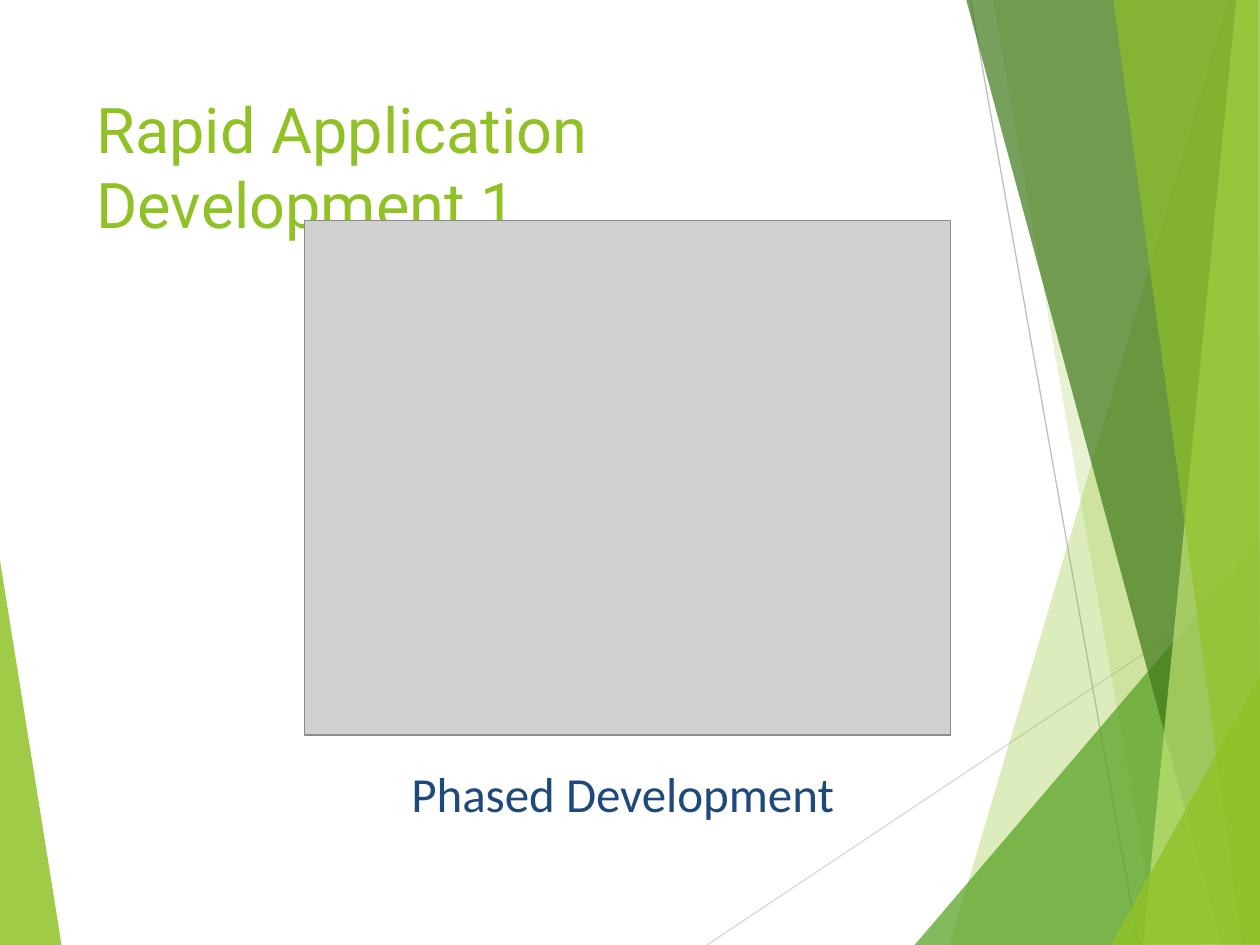
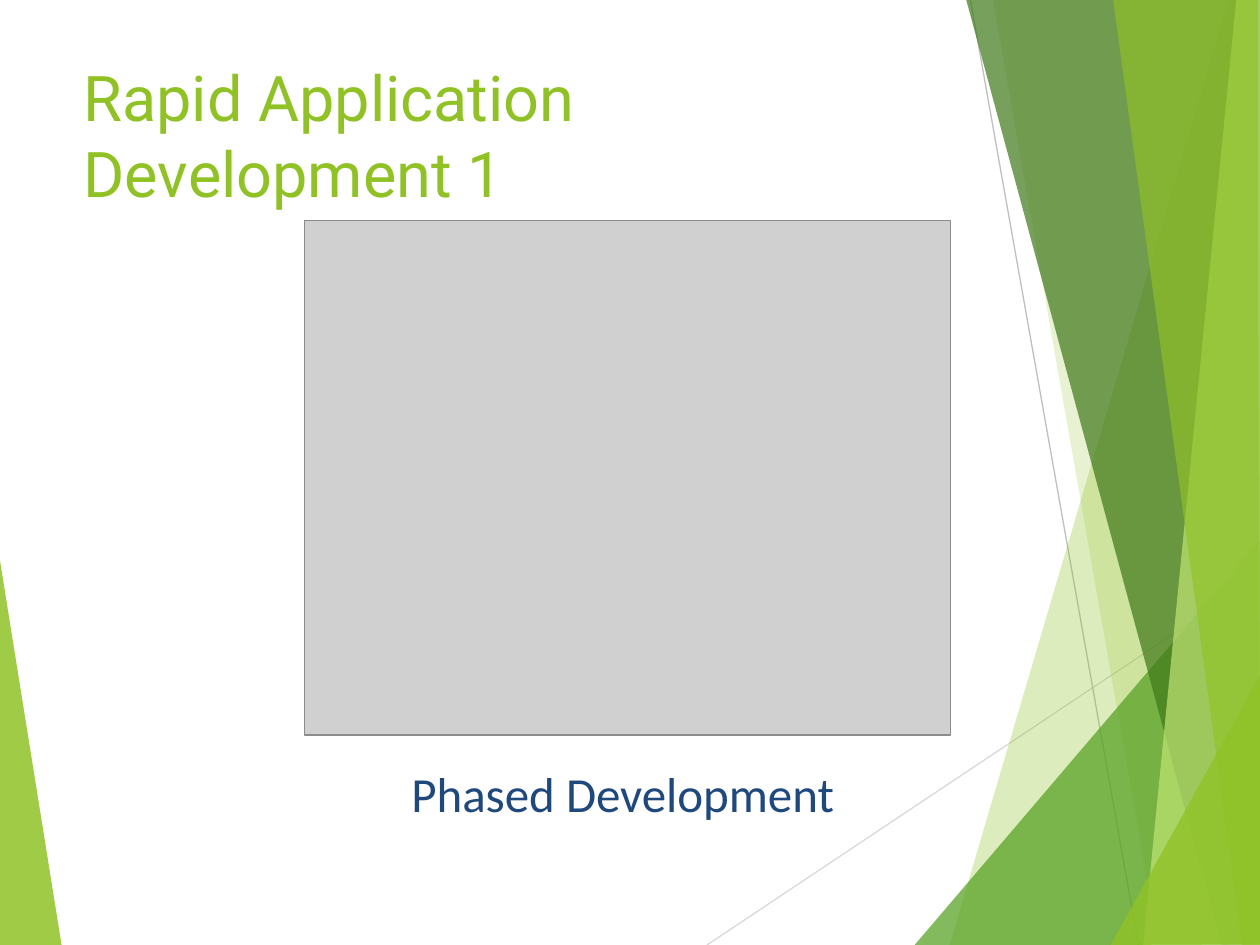
Before and after one commit to hdmdhr/CPRG-210-OSD-Assignment, a slide deck: slide 32 of Project Concepts/PROJ216 Slides Day2.pptx. Drawn at 1260x945 pixels with LibreOffice and Linux fonts; fonts in the diff are those of the drawing; grey boxes stand for pictures. Boxes give left, top, right and bottom in pixels: in the first picture for what was removed or moved away, otherwise in the second. Text is boxed around its words. In the diff, an @@ line names an element or a change of style, - is before the commit and + after.

```diff
--- a/Project Concepts/PROJ216 Slides Day2.pptx
+++ b/Project Concepts/PROJ216 Slides Day2.pptx
@@ title "Rapid Application Development 1": place and size @@
-title "Rapid Application Development 1" at box(97, 105, 587, 244)
+title "Rapid Application Development 1" at box(84, 73, 574, 210)
```
Also in this commit, not shown: 2 other slides changed, 1 other file.
